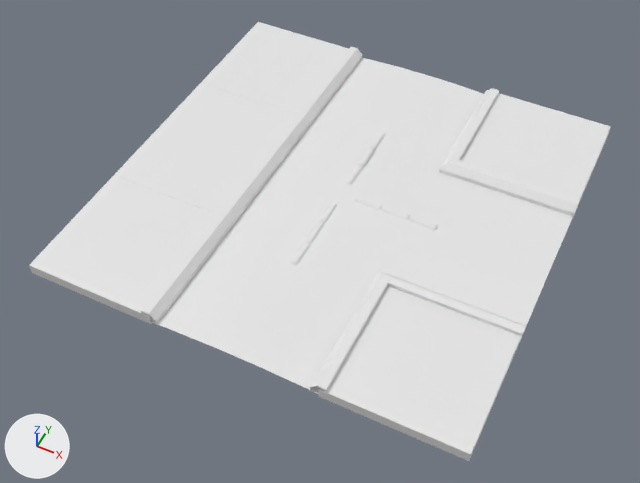
The FBX model Assets/Models/Roads/SM_Croisement_3_voies.fbx as it was, and as the next commit left it.
Camera for both pictures: a camera (50 mm lens) standing at (7.86, -17.16, 18.91) and looking at (-0.09, -1.27, -0.96). Every picture has the same lights, and +X, +Y and +Z are marked at lower left. The older version comes first. Where no turn or scale is listed for an object, it has been applied to the vertices. Vertices at exactly the same position are counted once.

Objects in the first picture: 'SM_Croisement_3_voies'.
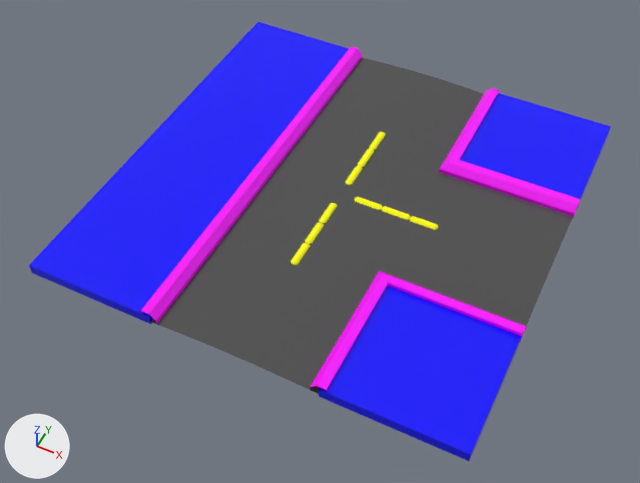
Commit message: feat(routes): remplace le kit SM_* par la version a slots de materiaux

Edits to the bpy script that builds the scene:
```text
Add mat_m_neon_route:
    mat_m_neon_route = principled_material('M_Neon_Route')
    mat_m_neon_route.base_color = (1.0, 1.0, 0.0)  # yellow #ffff00
    mat_m_neon_route.roughness = 0.2
Add mat_m_soltrottoir:
    mat_m_soltrottoir = principled_material('M_SolTrottoir')
    mat_m_soltrottoir.base_color = (0.0, 0.0, 1.0)  # blue #0000ff
    mat_m_soltrottoir.roughness = 0.2
Add mat_m_borduretrottoir:
    mat_m_borduretrottoir = principled_material('M_BordureTrottoir')
    mat_m_borduretrottoir.base_color = (1.0, 0.0, 1.0)  # pink #ff00ff
    mat_m_borduretrottoir.roughness = 0.2
Add mat_m_bitume:
    mat_m_bitume = principled_material('M_bitume')
    mat_m_bitume.base_color = (0.0774, 0.0774, 0.0774)  # dark grey #4f4f4f
    mat_m_bitume.roughness = 0.2
Change me_mesh:
    where me_mesh.from_pydata(...)  # 314 vertices, 243 faces; spans x -6.49..6.49, y -6.5..6.5, z -0.23..0.23
    used by ob_sm_croisement_3_voies; location = (0.01, -0.02, 0.0)
    me_mesh part 1: 11 of the faces centred in x -6.49..-2.51, y 0.0..6.5, z -0.23..0.11 switch from mat_openpbr_shader1 (white #e7e7e7) to mat_m_soltrottoir (blue #0000ff)
    me_mesh part 2: 7 of the faces centred in x -6.49..-2.51, y -6.5..-2.49, z -0.23..0.11 switch from mat_openpbr_shader1 (white #e7e7e7) to mat_m_soltrottoir (blue #0000ff)
    me_mesh part 3: 6 of the faces centred in x 2.49..6.47, y -6.5..-2.5, z -0.23..0.11 switch from mat_openpbr_shader1 (white #e7e7e7) to mat_m_soltrottoir (blue #0000ff)
    me_mesh part 4: 6 of the faces centred in x 2.49..6.47, y 2.5..6.5, z -0.23..0.11 switch from mat_openpbr_shader1 (white #e7e7e7) to mat_m_soltrottoir (blue #0000ff)
    me_mesh part 5: 153 of the faces centred in x -0.13..3.09, y -3.1..3.1, z -0.03..0.04 switch from mat_openpbr_shader1 (white #e7e7e7) to mat_m_neon_route (yellow #ffff00)
    me_mesh part 6: 40 of the faces centred in x -2.26..4.48, y -4.5..4.5, z -0.11..-0.02 switch from mat_openpbr_shader1 (white #e7e7e7) to mat_m_bitume (dark grey #4f4f4f)
    me_mesh part 7: 4 of the faces centred in x -2.75..-2.31, y 0.0, z -0.07..0.23 switch from mat_openpbr_shader1 (white #e7e7e7) to mat_m_borduretrottoir (pink #ff00ff)
    me_mesh part 8: 4 of the faces centred in x 2.25..2.69, y -4.61..-4.39, z -0.07..0.23 switch from mat_openpbr_shader1 (white #e7e7e7) to mat_m_borduretrottoir (pink #ff00ff)
    me_mesh part 9: 4 of the faces centred in x 2.25..2.69, y 4.39..4.61, z -0.07..0.23 switch from mat_openpbr_shader1 (white #e7e7e7) to mat_m_borduretrottoir (pink #ff00ff)
    me_mesh part 10: 4 of the faces centred in x 4.37..4.59, y -2.72..-2.28, z -0.07..0.23 switch from mat_openpbr_shader1 (white #e7e7e7) to mat_m_borduretrottoir (pink #ff00ff)
    me_mesh part 11: 4 of the faces centred in x 4.37..4.59, y 2.28..2.72, z -0.07..0.23 switch from mat_openpbr_shader1 (white #e7e7e7) to mat_m_borduretrottoir (pink #ff00ff)
```

Boxes [x1, y1, x2, y2] around the edits, measured in the pictures (640 x 483 px):
part 1 of me_mesh, recoloured (white to blue)
    both: [114, 22, 349, 214]
part 2 of me_mesh, recoloured (white to blue)
    both: [29, 175, 217, 324]
part 3 of me_mesh, recoloured (white to blue)
    both: [319, 286, 521, 461]
part 4 of me_mesh, recoloured (white to blue)
    both: [460, 93, 611, 210]
part 5 of me_mesh, recoloured
    both: [290, 132, 439, 265]
part 6 of me_mesh, recoloured (white to dark grey)
    both: [151, 58, 573, 394]
part 7 of me_mesh, recoloured
    both: [141, 47, 362, 323]
part 8 of me_mesh, recoloured (white to pink)
    both: [310, 271, 388, 391]
part 9 of me_mesh, recoloured (white to pink)
    both: [440, 88, 499, 168]
part 10 of me_mesh, recoloured (white to pink)
    both: [380, 271, 527, 342]
part 11 of me_mesh, recoloured (white to pink)
    both: [439, 160, 580, 218]
